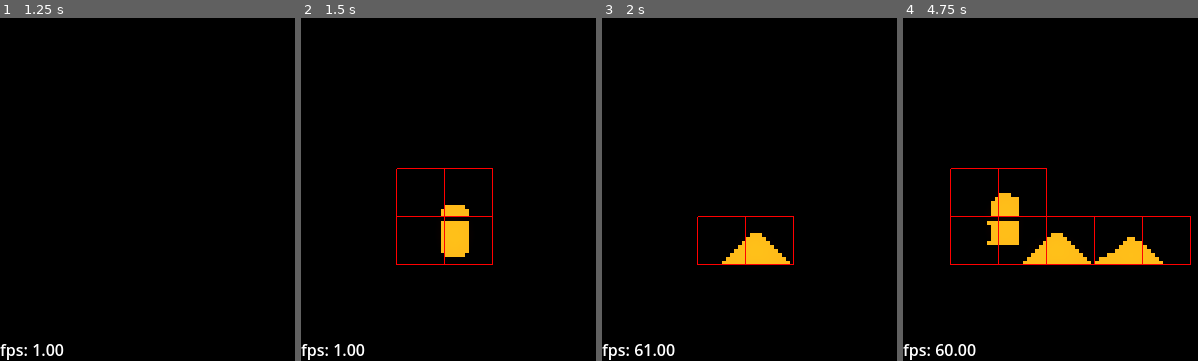
Above: before the commit, frames 1-4 (left to right).
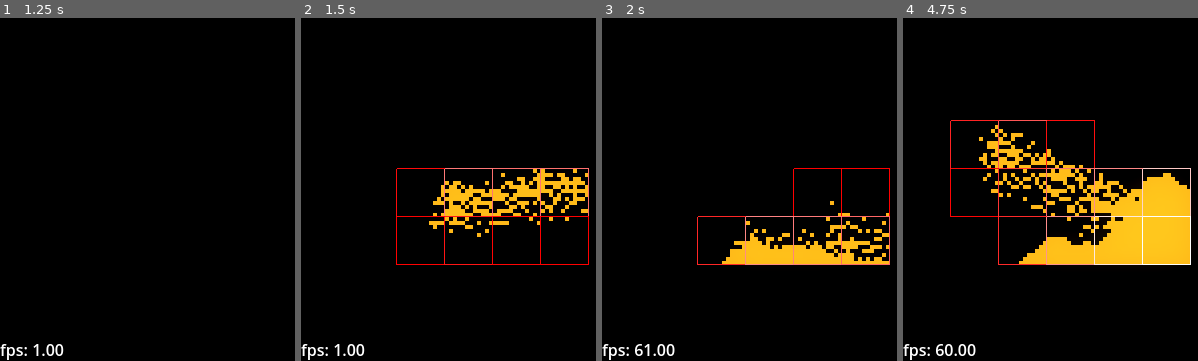
Above: after the commit, the same moments.

Repository: kiwijuice56/sand-spoon
Game: Godot game, scene res://main/main.tscn
Same seed, same stepped clock (60 frames per second), same inputs: the game is played once before the commit and once after it.
Inputs (mouse positions are in pixels of both pictures, inside the frame that each line leads up to):
- Up to frame 1 (1.25 s): tap Enter at 0.5 s; move the mouse to (outside the picture) at 0.52 s; press the mouse at (outside the picture) at 0.53 s
- Up to frame 2 (1.5 s): tap Space at 1.25 s; move the mouse to (454, 189) at 1.27 s; release the mouse at (454, 189) at 1.28 s; click (454, 189) at 1.35 s
- Up to frame 3 (2 s): no input
- Up to frame 4 (4.75 s): move the mouse to (outside the picture) at 2.02 s; press the mouse at (outside the picture) at 2.03 s; tap Enter at 2.75 s; move the mouse to (1133, 244) at 2.77 s; release the mouse at (1133, 244) at 2.78 s; click (1133, 244) at 2.85 s; move the mouse to (outside the picture) at 3.52 s; press the mouse at (outside the picture) at 3.53 s; tap Space at 4.25 s; move the mouse to (1006, 110) at 4.27 s; release the mouse at (1006, 110) at 4.28 s; click (1006, 110) at 4.35 s

Frame 1 is identical in both runs. In frame 2, 4.7% of the frame differs, in the area x 43-98%, y 43-73%; in frame 3, 3.3%; in frame 4, 12%, in the area x 15-98%, y 29-73%.

Commit message:
Better painting

Diff:
--- a/main/main.tscn
+++ b/main/main.tscn
@@ -36,6 +36,7 @@
 [node name="Painter" type="Node" parent="Simulation" node_paths=PackedStringArray("sim")]
 script = ExtResource("3_3diiu")
 sim = NodePath("..")
+brush_radius = 6
 
 [node name="FPSLabel" parent="." instance=ExtResource("3_54ca0")]
 anchors_preset = 2
--- a/main/painter/painter.gd
+++ b/main/painter/painter.gd
@@ -1,16 +1,40 @@
 class_name Painter extends Node
 
 @export var sim: Simulation
+@export var brush_radius: int
 
-func _input(_event: InputEvent) -> void:
-	if Input.is_mouse_button_pressed(MOUSE_BUTTON_LEFT):
+var is_tapping: bool = false
+var tap_start: Vector2
+
+var current_element: String = "sand"
+
+func _process(_delta: float) -> void:
+	if Input.is_action_pressed("tap"):
+
 		var mouse_position: Vector2 = get_viewport().get_mouse_position() / sim.scale
-		paint_circle(int(mouse_position.y), int(mouse_position.x), 4, "sand")
-	if Input.is_mouse_button_pressed(MOUSE_BUTTON_RIGHT):
-		var mouse_position: Vector2 = get_viewport().get_mouse_position() / sim.scale
-		paint_circle(int(mouse_position.y), int(mouse_position.x), 4, "empty")
+		if not is_tapping:
+			tap_start = mouse_position
+			is_tapping = true
+		paint_line(tap_start, mouse_position, brush_radius, current_element)
 
-func paint_circle(center_row: int, center_col: int, radius: float, element_name: String) -> void:
+		tap_start = mouse_position
+
+	if Input.is_action_just_released("tap"):
+		is_tapping = false
+
+func paint_line(start: Vector2, end: Vector2, line_width: int, element_name: String) -> void:
+	if start.distance_to(end) > line_width / 2.0:
+		var point: Vector2 = start
+		var move_dir: Vector2 = (end - start).normalized()
+		var step: float = line_width / 4.0
+		while point.distance_to(end) > step:
+			paint_circle(point, line_width / 2, element_name)
+			point += move_dir * step
+	paint_circle(end, line_width / 2, element_name)
+
+func paint_circle(center: Vector2, radius: float, element_name: String) -> void:
+	var center_row: int = center.y
+	var center_col: int = center.x
 	if not sim.in_bounds(center_row, center_col):
 		return
 	for row in range(-radius, radius + 1):
--- a/main/simulation/element/sand/sand.gd
+++ b/main/simulation/element/sand/sand.gd
@@ -1,6 +1,11 @@
 class_name Sand extends Element
 
+@export var smoothness: float = 0.0
+
 func process(sim: Simulation, row: int, col: int) -> void:
+	if Simulation.fast_randf() >= smoothness:
+		return
+
 	if sim.in_bounds(row + 1, col) and sim.get_element(row + 1, col) == "empty":
 		sim.swap(row, col, row + 1, col)
 		return
--- a/main/simulation/element/sand/sand.tres
+++ b/main/simulation/element/sand/sand.tres
@@ -4,5 +4,6 @@
 
 [resource]
 script = ExtResource("1_bvfnp")
+smoothness = 0.5
 unique_name = "sand"
 color = Color(1, 0.718167, 0.11, 1)
--- a/main/simulation/simulation.gd
+++ b/main/simulation/simulation.gd
@@ -46,7 +46,7 @@
 			if chunk_count[chunk_row * chunk_width + chunk_col] == 0:
 				continue
 			var rect: Rect2 = Rect2(chunk_col * chunk_size, chunk_row * chunk_size, chunk_size, chunk_size)
-			draw_rect(rect, Color.RED, false)
+			draw_rect(rect, Color.RED.lightened(chunk_count[chunk_row * chunk_width + chunk_col] / float(chunk_size * chunk_size)), false)
 
 func _process(_delta: float) -> void:
 	for i in range(chunk_width * chunk_height):
--- a/project.godot
+++ b/project.godot
@@ -28,6 +28,14 @@
 window/stretch/mode="canvas_items"
 window/vsync/vsync_mode=0
 
+[input]
+
+tap={
+"deadzone": 0.5,
+"events": [Object(InputEventMouseButton,"resource_local_to_scene":false,"resource_name":"","device":-1,"window_id":0,"alt_pressed":false,"shift_pressed":false,"ctrl_pressed":false,"meta_pressed":false,"button_mask":0,"position":Vector2(0, 0),"global_position":Vector2(0, 0),"factor":1.0,"button_index":1,"canceled":false,"pressed":false,"double_click":false,"script":null)
+]
+}
+
 [rendering]
 
 textures/canvas_textures/default_texture_filter=0
